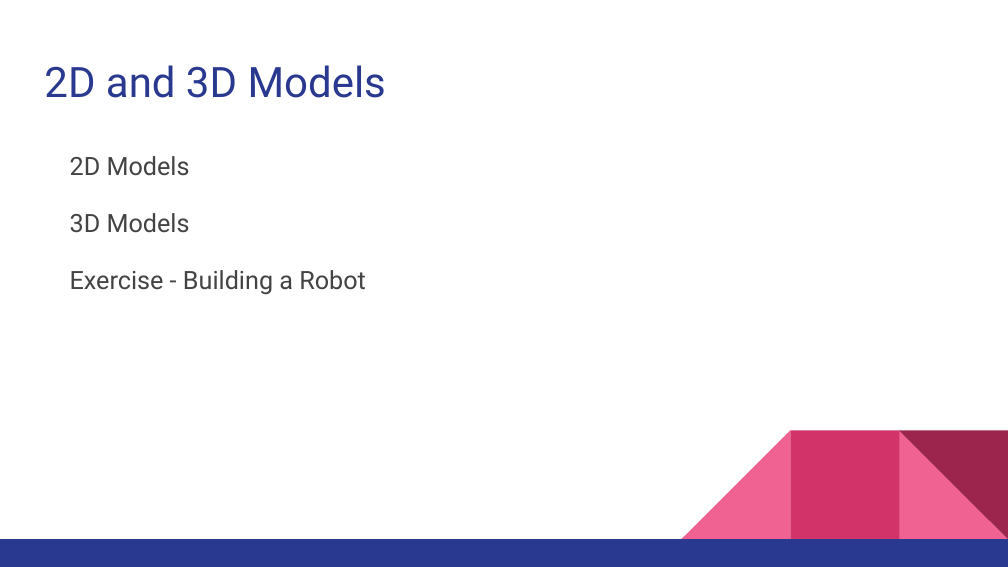
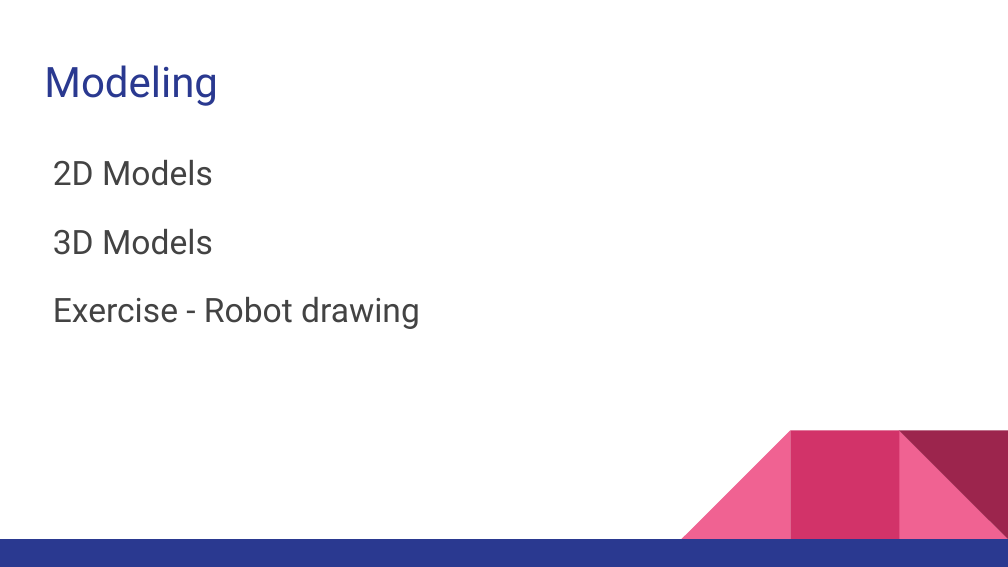
Before and after one commit to CodeChix-OpenSource/CodeChix-Technical-Curriculums, a slide deck: slide 9 of VMware-CodeHouse/PixieGo/Slides/Instructor_Curriculum.pptx (slide 8 before the commit). Drawn at 1008x567 pixels with LibreOffice and Linux fonts; fonts in the diff are those of the drawing. Boxes give left, top, right and bottom in pixels: in the first picture for what was removed or moved away, otherwise in the second. Text is boxed around its words. In the diff, an @@ line names an element or a change of style, - is before the commit and + after.

```diff
--- a/VMware-CodeHouse/PixieGo/Slides/Instructor_Curriculum.pptx
+++ b/VMware-CodeHouse/PixieGo/Slides/Instructor_Curriculum.pptx
@@ title at bbox=[44, 65, 218, 106]: text changed @@
-2D and 3D Models
+Modeling
@@ text at bbox=[53, 160, 213, 255]: size 18 to 24 pt in "2D Models", "3D Models"; indent changed @@
@@ text at bbox=[53, 297, 420, 329]: text changed; size 18 to 24 pt @@
-Exercise - Building a Robot
+Exercise - Robot drawing
```
Also in this commit, not shown: 26 other slides changed, 13 slides added, 10 slides removed, 18 other files.
